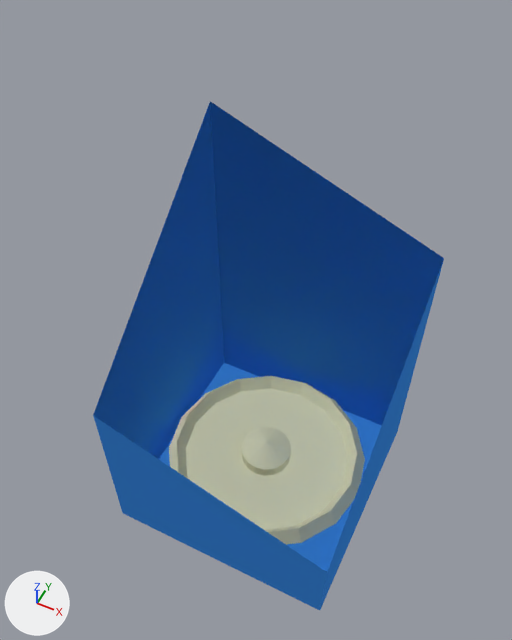
The Blender file Assets/Blender/towns/fountain.blend, before and after one commit.
Rendered twice from a camera (50 mm lens) standing at (0.97, -2.07, 3.78) and looking at (-0.1, 0.06, 1.11). The lights are fixed; the arrows at lower left show +X, +Y and +Z. Everything nearer to the camera than a plane just in front of the edit is cut away.

The first picture shows 'Circle', 'Domain'.
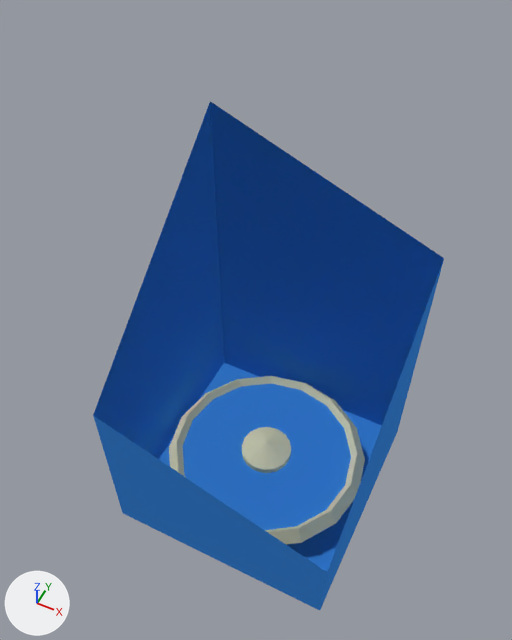
Edits to the bpy script that builds the scene:
```text
Add me_circle_002:
    me_circle_002.from_pydata([(-0.209, 0.504, 0.07), (0.0, 0.546, 0.07), (-0.386, 0.386, 0.07), (-0.504, 0.209, 0.07), (-0.546, 0.0, 0.07), (-0.504, -0.209, 0.07), (-0.386, -0.386, 0.07), (-0.209, -0.504, 0.07), (0.0, -0.546, 0.07), (0.209, -0.504, 0.07), (0.386, -0.386, 0.07), (0.504, -0.209, 0.07), (0.546, 0.0, 0.07), (0.504, 0.209, 0.07), (0.386, 0.386, 0.07), (0.209, 0.504, 0.07)], [], [(15, 14, 13, 12, 11, 10, 9, 8, 7, 6, 5, 4, 3, 2, 0, 1)])
    me_circle_002.materials.append(mat_water)  # blue #3d8ce7
Add ob_fountainwater:
    ob_fountainwater = bpy.data.objects.new('fountainwater', me_circle_002)
    ob_fountainwater.location = (0.0, 0.0, -0.04)
```

What differs and where, as boxes [x1, y1, x2, y2] in the pictures (512 x 640 px):
'fountainwater', added (blue)
    after: [183, 384, 351, 530]
'Circle', unchanged, covered by the edit
    both: [169, 376, 365, 545]
